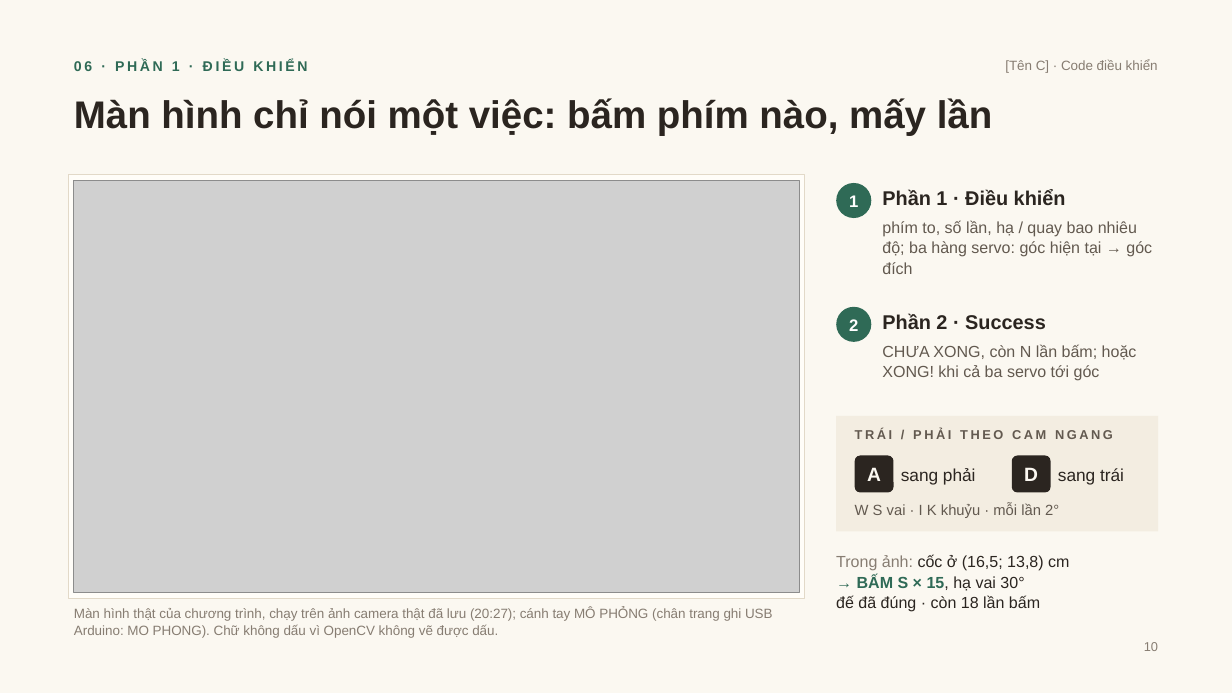
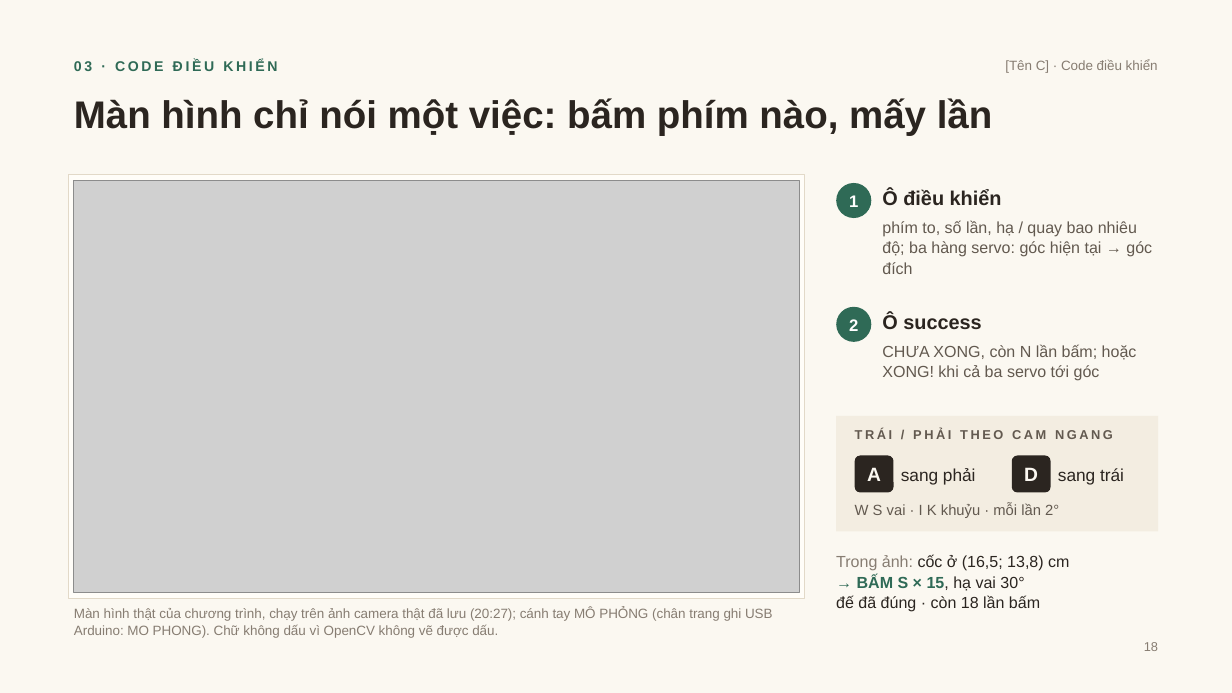
Before and after one commit to DuongNAD/Project_IoT, a slide deck: slide 18 of slides/Project_IoT_ThuyetTrinh.pptx (slide 10 before the commit). Drawn at 1232x693 pixels with LibreOffice and Linux fonts; fonts in the diff are those of the drawing; grey boxes stand for pictures. Boxes give left, top, right and bottom in pixels: in the first picture for what was removed or moved away, otherwise in the second. Text is boxed around its words. In the diff, an @@ line names an element or a change of style, - is before the commit and + after.

```diff
--- a/slides/Project_IoT_ThuyetTrinh.pptx
+++ b/slides/Project_IoT_ThuyetTrinh.pptx
@@ text at box(74, 59, 277, 71): text changed @@
-06 · PHẦN 1 · ĐIỀU KHIỂN
+03 · CODE ĐIỀU KHIỂN
@@ text at box(882, 189, 1002, 205): text changed @@
-Phần 1 · Điều khiển
+Ô điều khiển
@@ text at box(882, 313, 981, 329): text changed @@
-Phần 2 · Success
+Ô success
```
Also in this commit, not shown: 13 other slides changed, 10 slides added, 1 slide removed, 30 other files.
